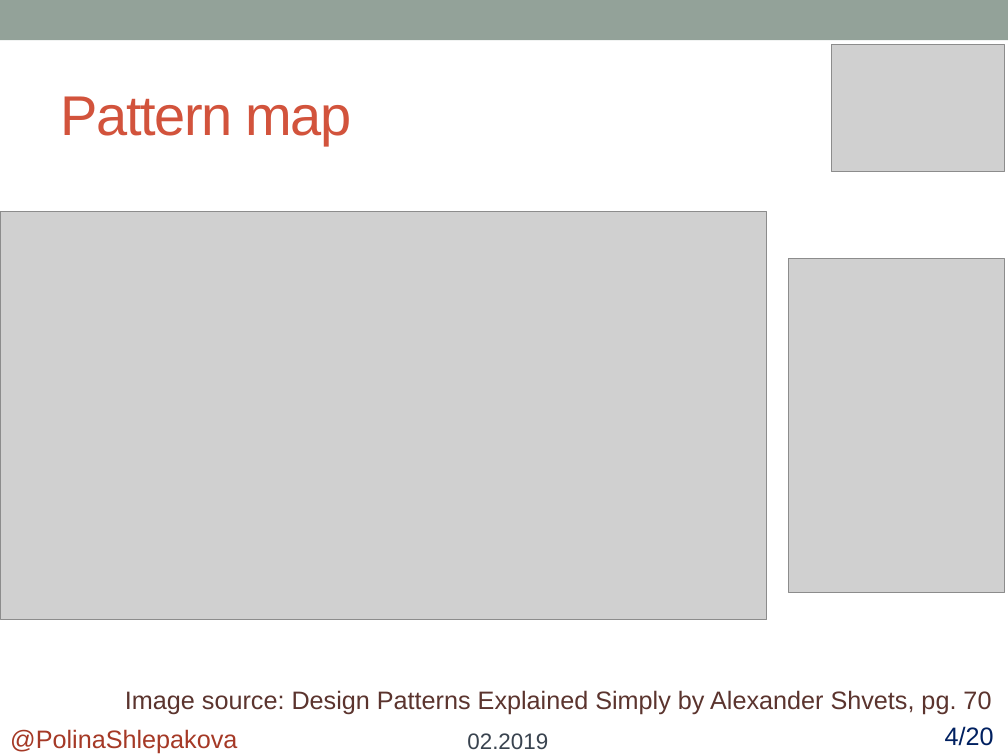
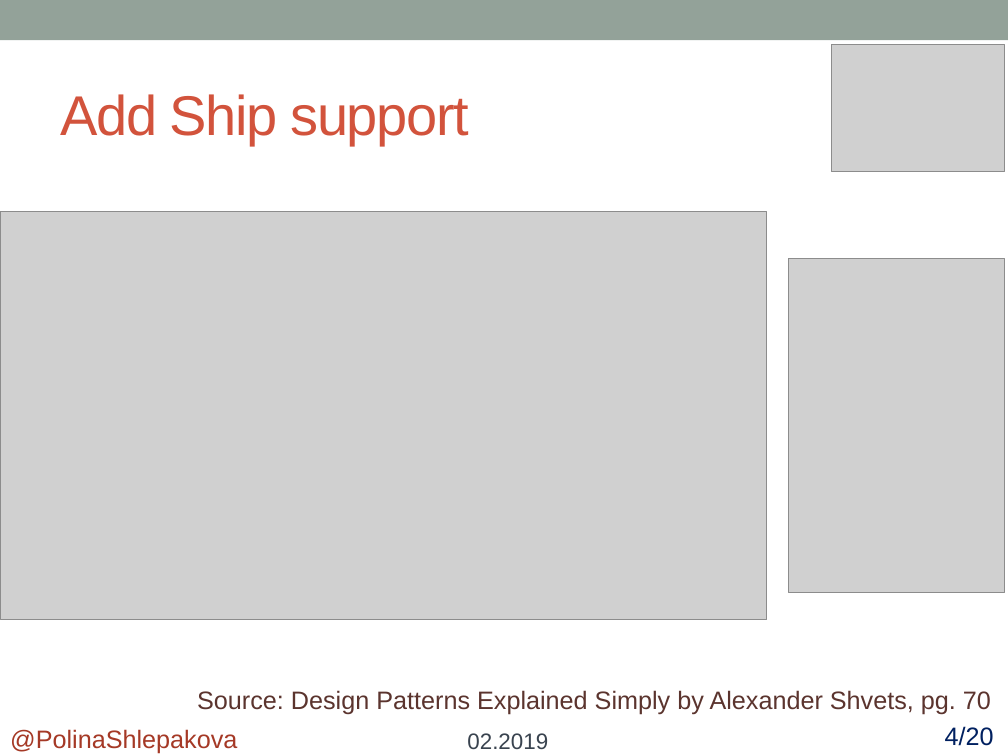
Before and after one commit to polykross/FactoryMethod-Facade, a slide deck: slide 4 of FactoryMethod/Presentation/FactoryMethod.pptx. Drawn at 1008x756 pixels with LibreOffice and Linux fonts; fonts in the diff are those of the drawing; grey boxes stand for pictures. Boxes give left, top, right and bottom in pixels: in the first picture for what was removed or moved away, otherwise in the second. Text is boxed around its words. In the diff, an @@ line names an element or a change of style, - is before the commit and + after.

```diff
--- a/FactoryMethod/Presentation/FactoryMethod.pptx
+++ b/FactoryMethod/Presentation/FactoryMethod.pptx
@@ title at [60, 94, 469, 145]: text changed @@
-Pattern map
+Add Ship support
@@ text at [197, 690, 991, 715]: text changed @@
-Image source: Design Patterns Explained Simply by Alexander Shvets, pg. 70
+Source: Design Patterns Explained Simply by Alexander Shvets, pg. 70
```
Also in this commit, not shown: 2 other slides changed, 5 slides added, 4 other files.
